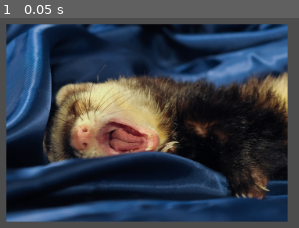
Above: before the commit, frame 1.
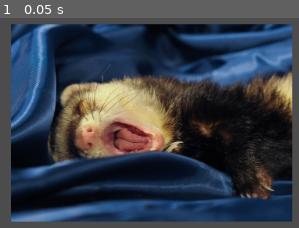
Above: after the commit, the same moment.

Repository: LeoDog896/godot-jigsaw
Game: Godot game, scene res://Main.tscn
The game is run twice, just before and just after one commit, with the same random seed, the same clock (stepped at 60 frames per second) and the same inputs.
Inputs:
- Up to frame 1 (0.05 s): no input

The runs differ from the first frame. In frame 1, 22% of the frame differs, in the area x 2-98%, y 2-98%.

Commit message:
feat: uneven rows & cols

Diff:
--- a/Main.tscn
+++ b/Main.tscn
@@ -10,4 +10,4 @@
 scale = Vector2( 0.5, 0.5 )
 texture = ExtResource( 2 )
 rows = 5
-cols = 5
+cols = 6
--- a/puzzle/Puzzle.gd
+++ b/puzzle/Puzzle.gd
@@ -21,7 +21,7 @@
 		piece.rows = rows
 		piece.cols = cols
 
-		piece.row = n / rows
+		piece.row = n / cols
 		piece.col = n % cols
 
 		piece.texture = texture
